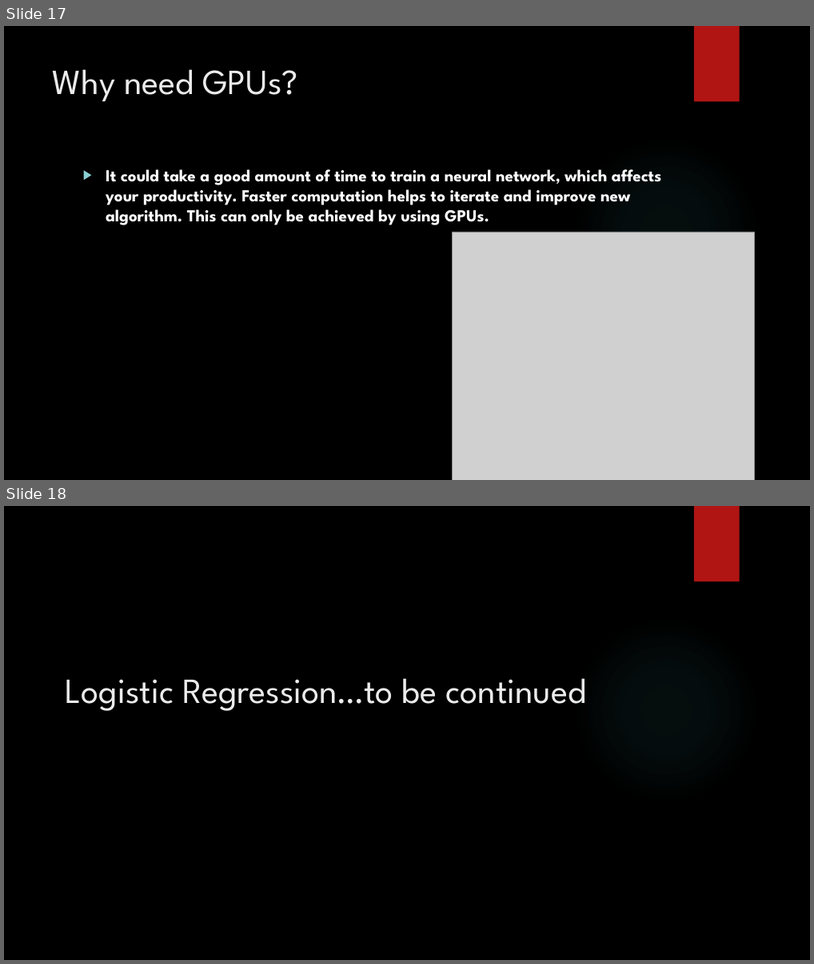
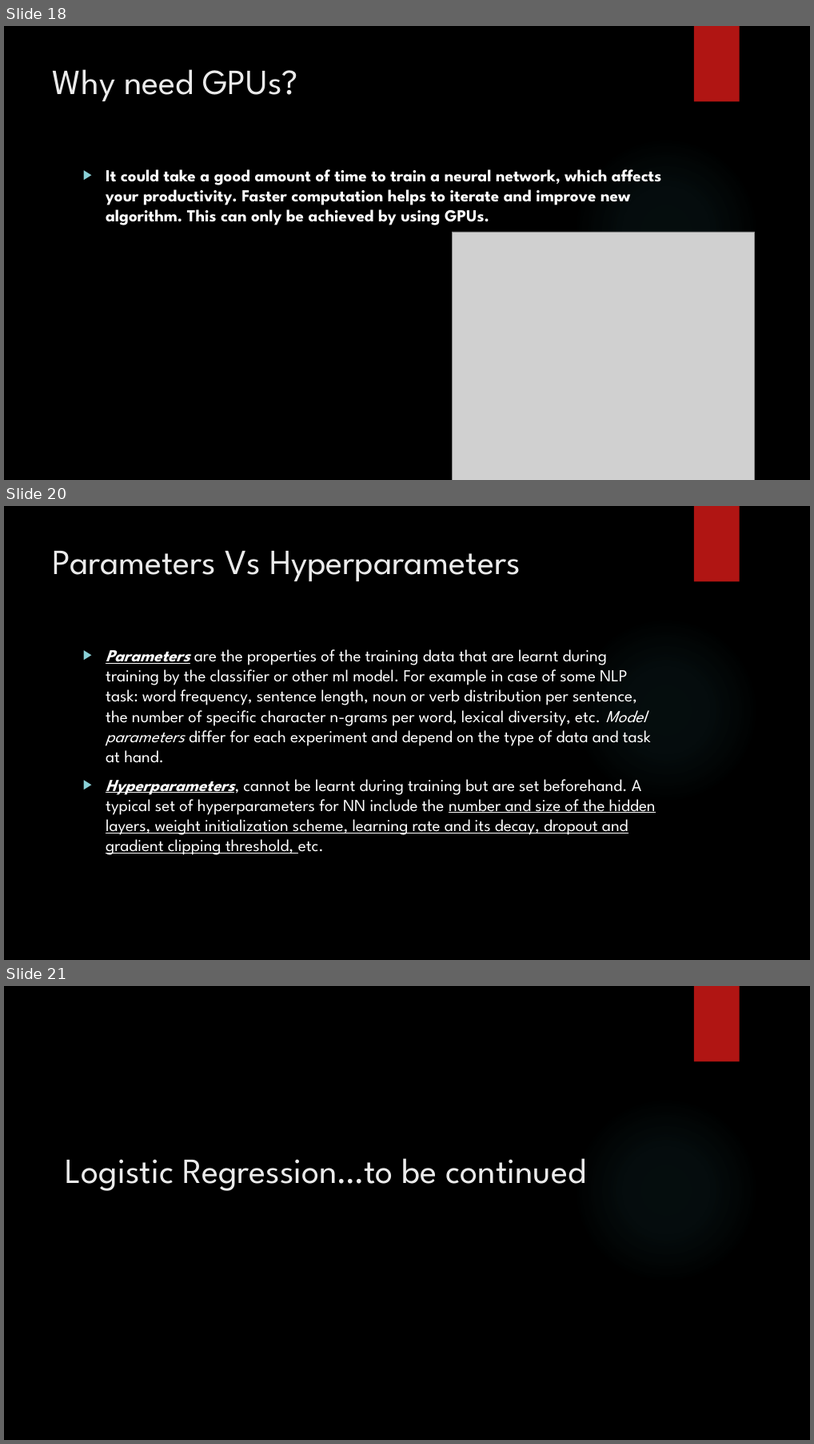
Before and after one commit to Swati707/Machine-Learning-Lab-STC, a slide deck: Lab Day 2/Day2.pptx. Shown one above the other, each under a label of ours: slides 17 and 18 before the commit, slides 18, 20 and 21 after it; the slides between them are not shown. The pictures are 814x964 and 814x1444 pixels, drawn with LibreOffice and Linux fonts; fonts in the diff are those of the drawing; grey boxes stand for pictures; background and template pictures are left out. Boxes give left, top, right and bottom in pixels: in the first picture for what was removed or moved away, otherwise in the second. Text is boxed around its words. In the diff, an @@ line names an element or a change of style, - is before the commit and + after.

```diff
--- a/Lab Day 2/Day2.pptx
+++ b/Lab Day 2/Day2.pptx
@@ slide 20 added at box(4, 506, 810, 960), background picture (left out); not listed: 2 template elements that a slide beside it also shows @@
@@ title added at box(53, 551, 521, 581), 42 pt, text #EBEBEB @@
+Parameters Vs Hyperparameters
@@ text added at box(106, 649, 656, 855), 20 pt, text #FFFFFF @@
+▶ Parameters are the properties of the training data that are learnt during training by the classifier or other ml model. For example in case of some NLP task: word frequency, sentence length, noun or verb distribution per sentence, the number of specific character n-grams per word, lexical diversity, etc. Model parameters differ for each experiment and depend on the type of data and task at hand.
+▶ Hyperparameters, cannot be learnt during training but are set beforehand. A typical set of hyperparameters for NN include the number and size of the hidden layers, weight initialization scheme, learning rate and its decay, dropout and gradient clipping threshold, etc.
@@ what was slide 17 is now slide 18 @@
@@ what was slide 18 is now slide 21 @@
```
Also in this commit, not shown: 1 slide changed, 2 other slides added, 2 other files.
